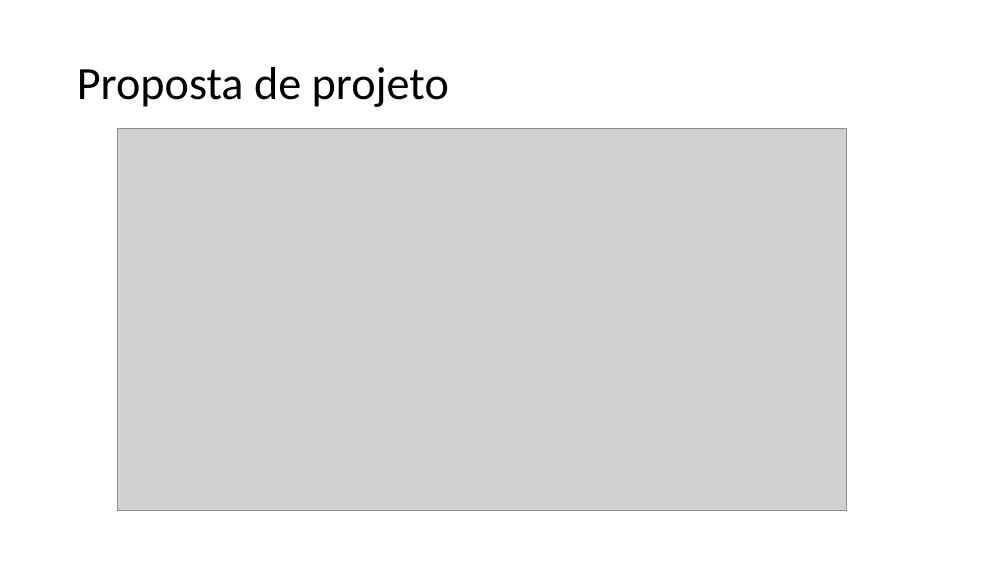
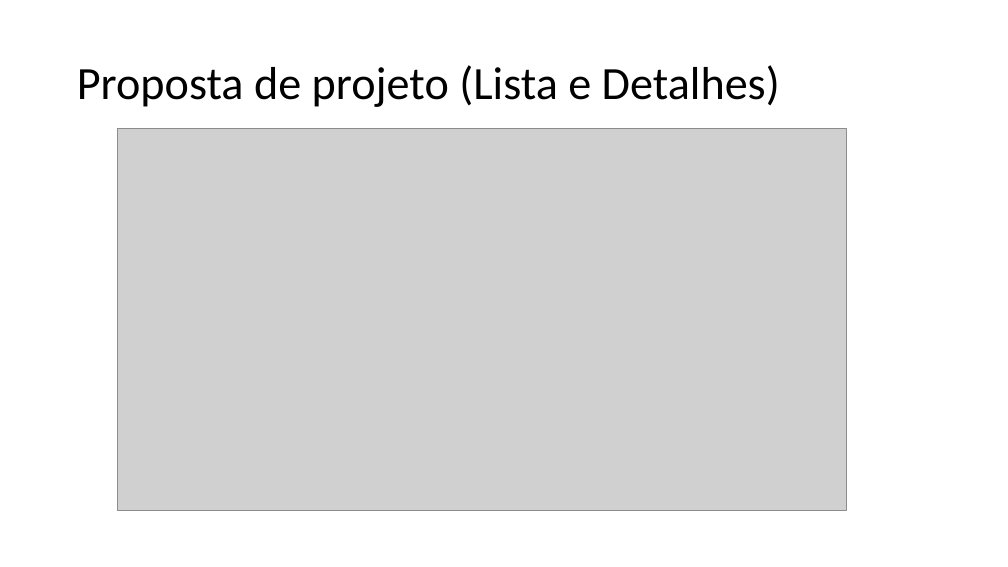
Before and after one commit to wellifabio/senai2021, a slide deck: slide 5 of 2des/indmo/aula03_rev_react/RevisaoReactNative.pptx (slide 2 before the commit). Drawn at 1008x567 pixels with LibreOffice and Linux fonts; fonts in the diff are those of the drawing; grey boxes stand for pictures. Boxes give left, top, right and bottom in pixels: in the first picture for what was removed or moved away, otherwise in the second. Text is boxed around its words. In the diff, an @@ line names an element or a change of style, - is before the commit and + after.

```diff
--- a/2des/indmo/aula03_rev_react/RevisaoReactNative.pptx
+++ b/2des/indmo/aula03_rev_react/RevisaoReactNative.pptx
@@ title at [77, 65, 780, 107]: text changed @@
-Proposta de projeto
+Proposta de projeto (Lista e Detalhes)
```
Also in this commit, not shown: 3 other slides changed, 5 slides added.
